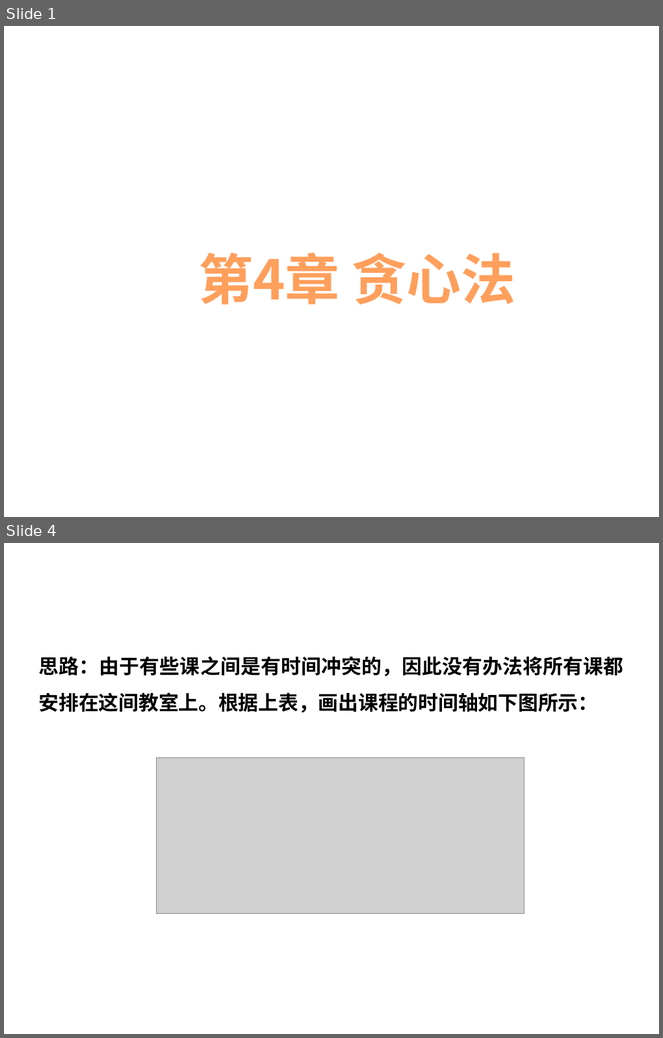
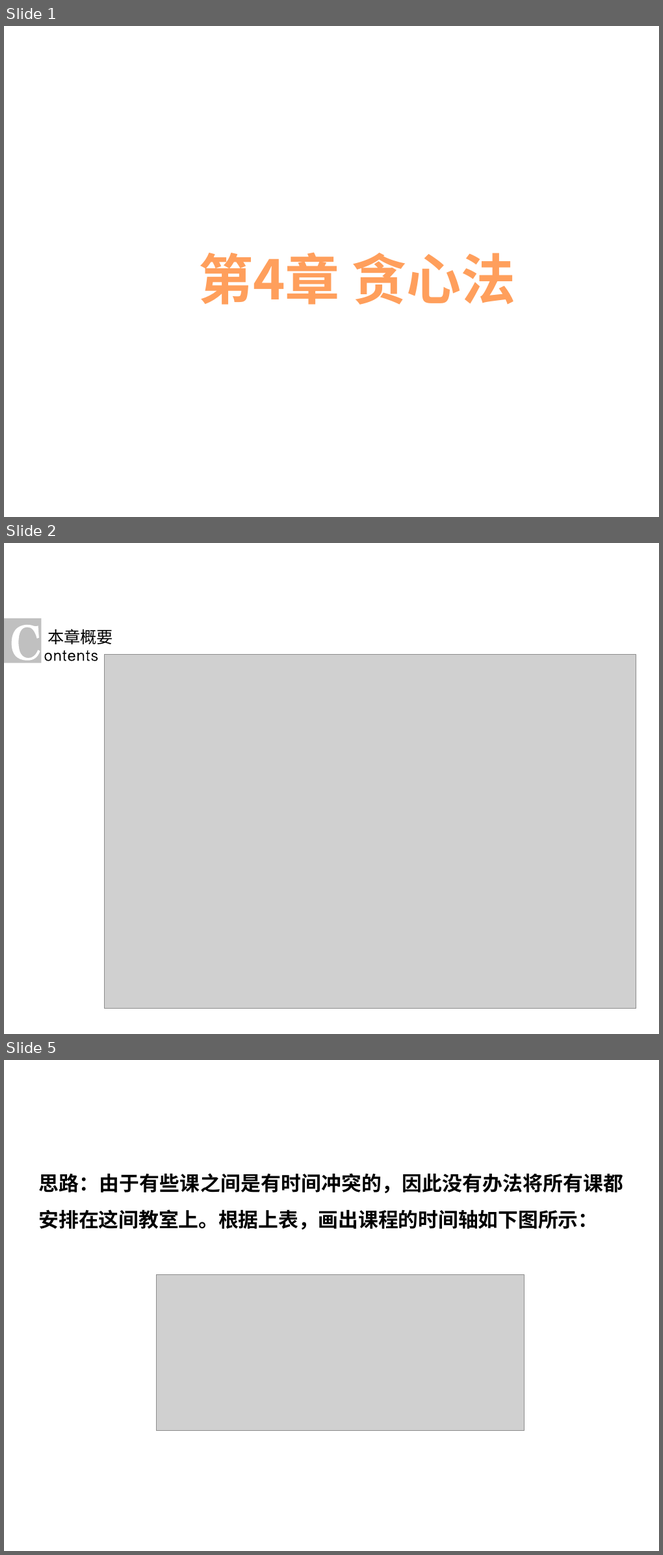
Before and after one commit to liutongling/DP, a slide deck: file/第4章 贪心法.pptx. Shown one above the other, each under a label of ours: slides 1 and 4 before the commit, slides 1, 2 and 5 after it; the slides between them are not shown. The pictures are 663x1038 and 663x1555 pixels, drawn with LibreOffice and Linux fonts; fonts in the diff are those of the drawing; grey boxes stand for pictures; background and template pictures are left out. Boxes give left, top, right and bottom in pixels: in the first picture for what was removed or moved away, otherwise in the second. Text is boxed around its words. In the diff, an @@ line names an element or a change of style, - is before the commit and + after.

```diff
--- a/file/第4章 贪心法.pptx
+++ b/file/第4章 贪心法.pptx
@@ slide 2 added at [4,543,659,1034], background #FFFFFF @@
@@ rectangle added at [4,618,41,663], fill #C0C0C0 @@
@@ freeform shape added at [12,625,40,661], fill #FFFFFF @@
@@ text added at [48,629,113,644], 18 pt, text #000000 @@
+本章概要
@@ freeform shape added at [44,650,98,661], fill #000000 @@
@@ picture added at [105,654,636,1009] @@
@@ what was slide 4 is now slide 5 @@
```
Also in this commit, not shown: 2 slides changed, 2 other files.
